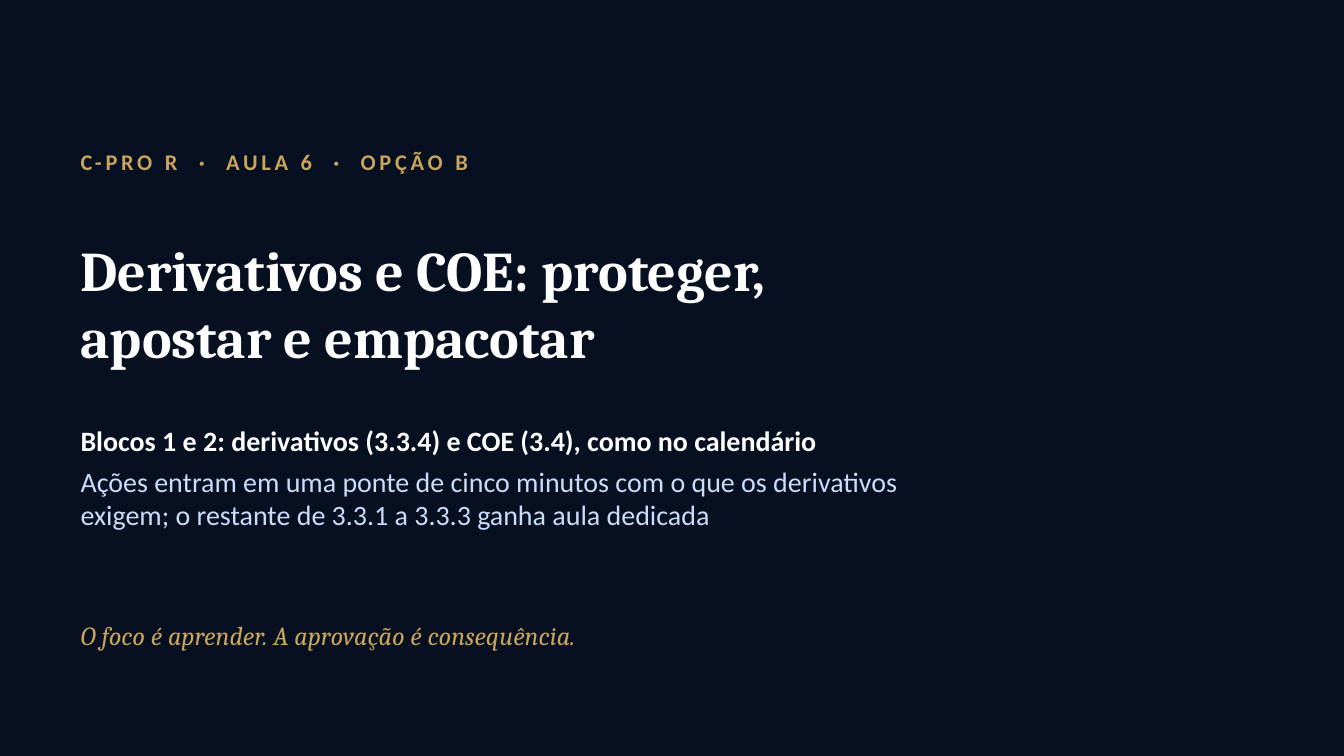
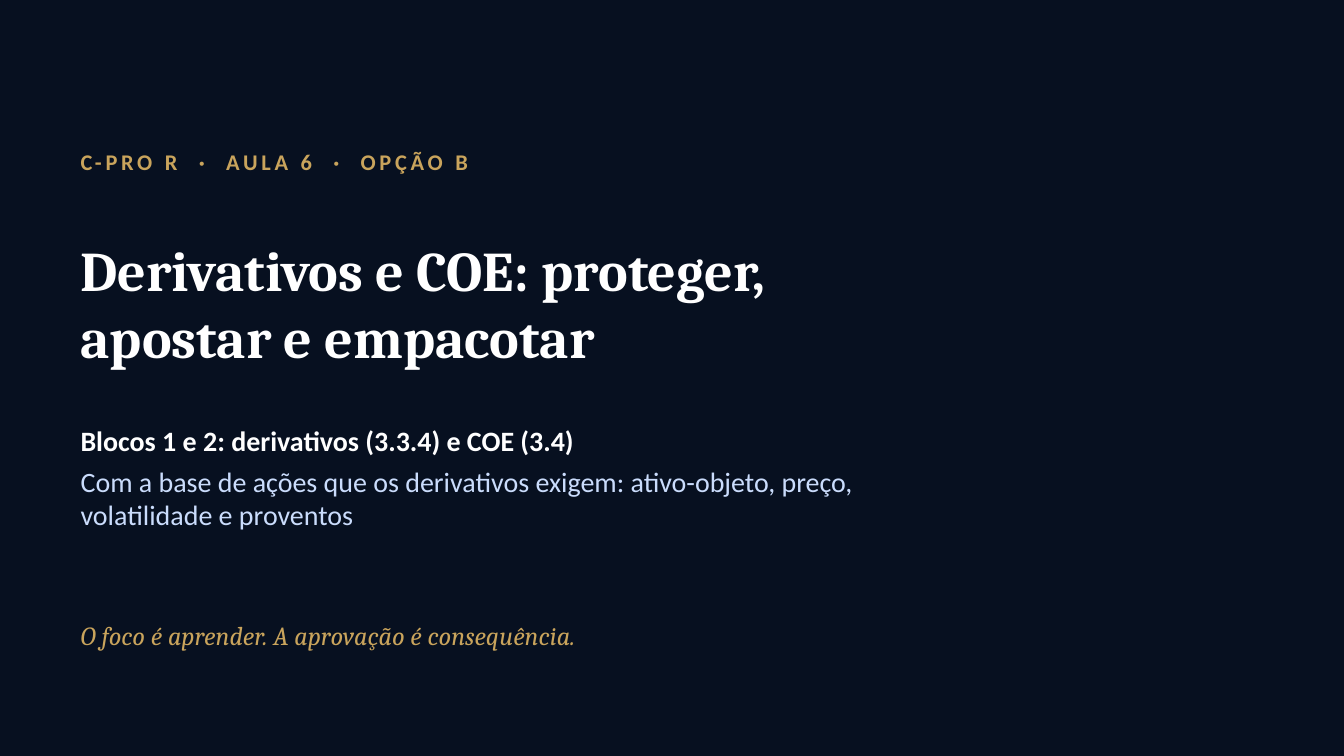
Before and after one commit to gabrielparreiradasilveira-lang/Principal, a slide deck: slide 1 of C-PRO_R_Aula_6_opcoes/B_Calendario/C-PRO_R_-_Aula_6_-_Opcao_B.pptx. Drawn at 1344x756 pixels with LibreOffice and Linux fonts; fonts in the diff are those of the drawing; background and template pictures are left out. Boxes give left, top, right and bottom in pixels: in the first picture for what was removed or moved away, otherwise in the second. Text is boxed around its words. In the diff, an @@ line names an element or a change of style, - is before the commit and + after.

```diff
--- a/C-PRO_R_Aula_6_opcoes/B_Calendario/C-PRO_R_-_Aula_6_-_Opcao_B.pptx
+++ b/C-PRO_R_Aula_6_opcoes/B_Calendario/C-PRO_R_-_Aula_6_-_Opcao_B.pptx
@@ text at (x1=81, y1=430, x2=853, y2=530): text changed @@
-Blocos 1 e 2: derivativos (3.3.4) e COE (3.4), como no calendário
-Ações entram em uma ponte de cinco minutos com o que os derivativos exigem; o restante de 3.3.1 a 3.3.3 ganha aula dedicada
+Blocos 1 e 2: derivativos (3.3.4) e COE (3.4)
+Com a base de ações que os derivativos exigem: ativo-objeto, preço, volatilidade e proventos
```
Also in this commit, not shown: 4 other slides changed, 11 other files.
